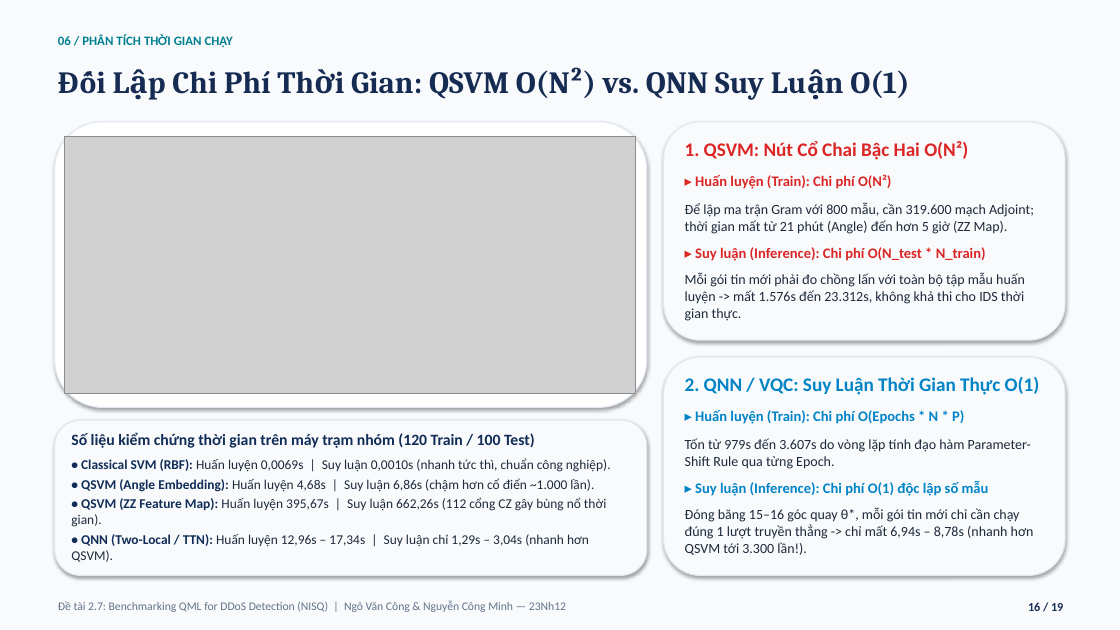
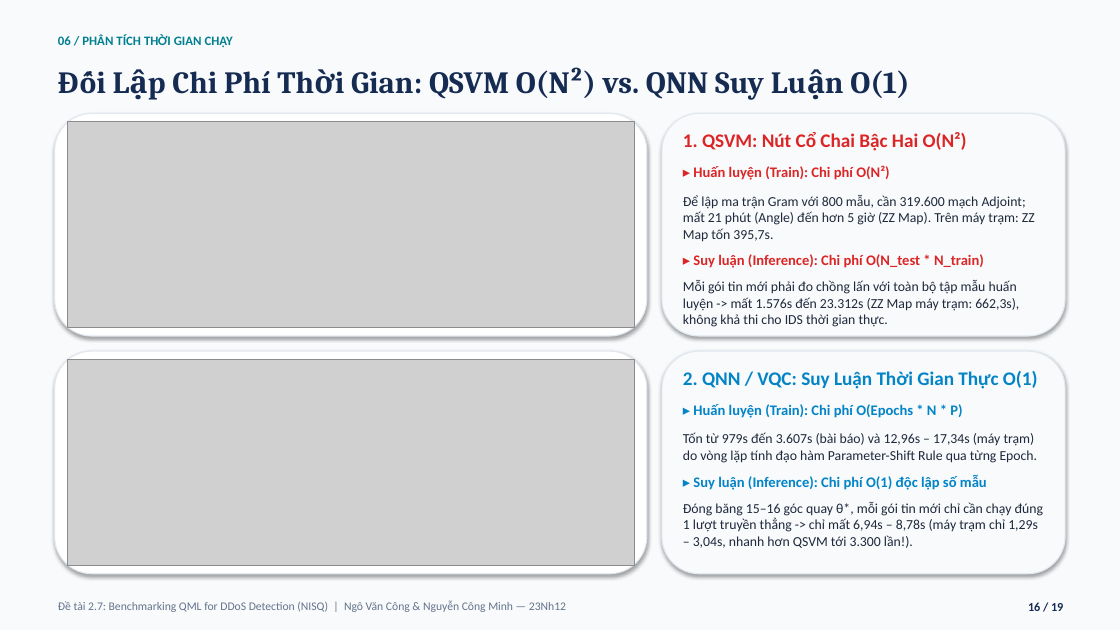
Before and after one commit to vcongggggg/qml-ddos, a slide deck: slide 16 of SLIDE_BAO_CAO_CUOI_KY_MHMM_DeTai_2_7_QML_DDoS_Cong_Minh.pptx. Drawn at 1120x630 pixels with LibreOffice and Linux fonts; fonts in the diff are those of the drawing; grey boxes stand for pictures. Boxes give left, top, right and bottom in pixels: in the first picture for what was removed or moved away, otherwise in the second. Text is boxed around its words. In the diff, an @@ line names an element or a change of style, - is before the commit and + after.

Commit message:
feat(slides): restore and perfectly align workstation time benchmark chart on Slide 16

```diff
--- a/SLIDE_BAO_CAO_CUOI_KY_MHMM_DeTai_2_7_QML_DDoS_Cong_Minh.pptx
+++ b/SLIDE_BAO_CAO_CUOI_KY_MHMM_DeTai_2_7_QML_DDoS_Cong_Minh.pptx
@@ rounded rectangle: place and size @@
-rounded rectangle at bbox=[55, 122, 647, 408]
+rounded rectangle at bbox=[55, 113, 647, 336]
@@ rounded rectangle: place and size @@
-rounded rectangle at bbox=[664, 122, 1065, 340]
+rounded rectangle at bbox=[662, 113, 1065, 336]
@@ picture: place and size @@
-picture at bbox=[65, 137, 636, 393]
+picture at bbox=[67, 122, 634, 328]
@@ text "1. QSVM: Nút Cổ Chai ...": place and size @@
-text "1. QSVM: Nút Cổ Chai ..." at bbox=[685, 141, 1034, 321]
+text "1. QSVM: Nút Cổ Chai ..." at bbox=[683, 132, 1035, 327]
@@ text at bbox=[683, 165, 1035, 327]: text changed; size 12 to 11.8 pt @@
-▸ Huấn luyện (Train): Chi phí O(N²)
-Để lập ma trận Gram với 800 mẫu, cần 319.600 mạch Adjoint; thời gian mất từ 21 phút (Angle) đến hơn 5 giờ (ZZ Map).
-▸ Suy luận (Inference): Chi phí O(N_test * N_train)
-Mỗi gói tin mới phải đo chồng lấn với toàn bộ tập mẫu huấn luyện -> mất 1.576s đến 23.312s, không khả thi cho IDS thời gian thực.
+▸ Huấn luyện (Train): Chi phí O(N²)
+Để lập ma trận Gram với 800 mẫu, cần 319.600 mạch Adjoint; mất 21 phút (Angle) đến hơn 5 giờ (ZZ Map). Trên máy trạm: ZZ Map tốn 395,7s.
+▸ Suy luận (Inference): Chi phí O(N_test * N_train)
+Mỗi gói tin mới phải đo chồng lấn với toàn bộ tập mẫu huấn luyện -> mất 1.576s đến 23.312s (ZZ Map máy trạm: 662,3s), không khả thi cho IDS thời gian thực.
@@ rounded rectangle: place and size @@
-rounded rectangle at bbox=[55, 420, 647, 576]
+rounded rectangle at bbox=[55, 351, 647, 574]
@@ rounded rectangle at bbox=[55, 351, 647, 574]: fill #F8FAFC to #FFFFFF @@
@@ rounded rectangle: place and size @@
-rounded rectangle at bbox=[664, 357, 1065, 576]
+rounded rectangle at bbox=[662, 351, 1065, 574]
@@ picture added at bbox=[67, 360, 634, 565] @@
@@ text at bbox=[683, 404, 1043, 548]: text changed; size 12 to 11.8 pt @@
-▸ Huấn luyện (Train): Chi phí O(Epochs * N * P)
-Tốn từ 979s đến 3.607s do vòng lặp tính đạo hàm Parameter-Shift Rule qua từng Epoch.
-▸ Suy luận (Inference): Chi phí O(1) độc lập số mẫu
-Đóng băng 15–16 góc quay θ*, mỗi gói tin mới chỉ cần chạy đúng 1 lượt truyền thẳng -> chỉ mất 6,94s – 8,78s (nhanh hơn QSVM tới 3.300 lần!).
+▸ Huấn luyện (Train): Chi phí O(Epochs * N * P)
+Tốn từ 979s đến 3.607s (bài báo) và 12,96s – 17,34s (máy trạm) do vòng lặp tính đạo hàm Parameter-Shift Rule qua từng Epoch.
+▸ Suy luận (Inference): Chi phí O(1) độc lập số mẫu
+Đóng băng 15–16 góc quay θ*, mỗi gói tin mới chỉ cần chạy đúng 1 lượt truyền thẳng -> chỉ mất 6,94s – 8,78s (máy trạm chỉ 1,29s – 3,04s, nhanh hơn QSVM tới 3.300 lần!).
@@ text removed at bbox=[71, 432, 611, 562] @@
-Số liệu kiểm chứng thời gian trên máy trạm nhóm (120 Train / 100 Test)
-• Classical SVM (RBF): Huấn luyện 0,0069s | Suy luận 0,0010s (nhanh tức thì, chuẩn công nghiệp).
-• QSVM (Angle Embedding): Huấn luyện 4,68s | Suy luận 6,86s (chậm hơn cổ điển ~1.000 lần).
-• QSVM (ZZ Feature Map): Huấn luyện 395,67s | Suy luận 662,26s (112 cổng CZ gây bùng nổ thời gian).
-• QNN (Two-Local / TTN): Huấn luyện 12,96s – 17,34s | Suy luận chỉ 1,29s – 3,04s (nhanh hơn QSVM).
```
Also in this commit, not shown: 1 other file.
